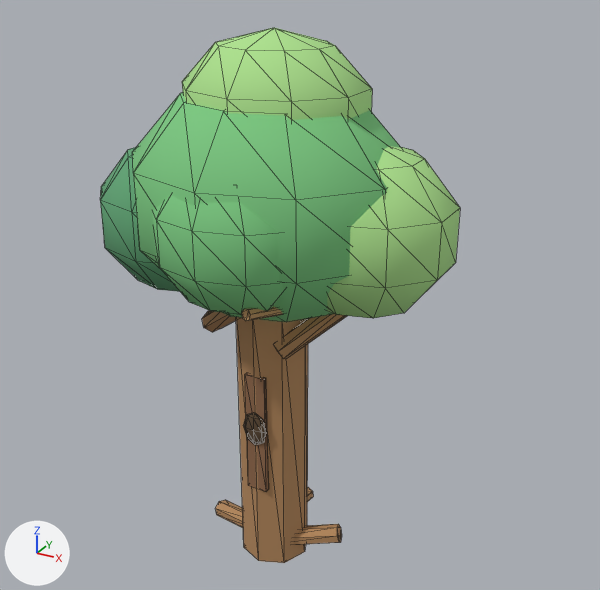
An edit to the glTF model assets/procedural/pretty/sokpop_tree.glb, drawn before and after from the same camera.
One viewpoint serves both versions: a 50 mm lens placed at (3.49, -5.76, 5.7), pointed at (0.21, 0.22, 2.71). Arrows for +X, +Y and +Z are at lower left; the lights stay in place. The first picture is the older version. Mesh edges are drawn as thin lines. Vertices at exactly the same position are counted once.

Script lines for the objects in view, before the commit:
```python
me_sokpop_tree_mesh = bpy.data.meshes.new('sokpop_tree_mesh')
me_sokpop_tree_mesh.from_pydata(...)  # 460 vertices, 836 faces; spans x -1.57..1.57, y -1.13..1.13, z 0.0..5.0
me_sokpop_tree_mesh.materials.append(mat_tree_bark_warm)  # orange #b5895d
me_sokpop_tree_mesh.materials.append(mat_tree_bark_shadow)  # brown #90694b
me_sokpop_tree_mesh.materials.append(mat_tree_hole_dark)  # brown #594530
me_sokpop_tree_mesh.materials.append(mat_leaf_round_green)  # green #7cc881
me_sokpop_tree_mesh.materials.append(mat_leaf_deep_green)  # green #61a676
me_sokpop_tree_mesh.materials.append(mat_leaf_sunlit_green)  # green #ade28e
me_sokpop_tree_mesh.materials.append(mat_leaf_yellow_tip)  # green #ddea8b
me_sokpop_tree_mesh.materials.append(mat_tiny_apple_red)  # red #ef6f61
me_sokpop_tree_mesh.materials.append(mat_drop_hint_branch)  # orange #bc9361
ob_sokpop_tree_root = bpy.data.objects.new('sokpop_tree_root', me_sokpop_tree_mesh)
ob_sokpop_tree_root.location = (0.0, 0.0, 0.0)
```
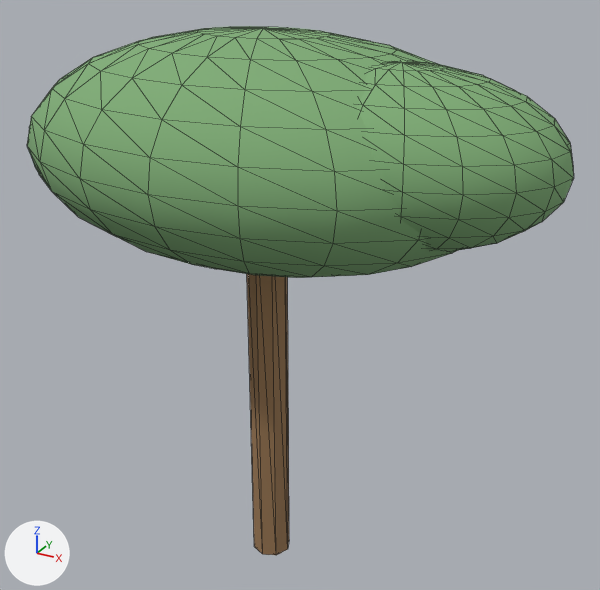
Where the change shows, as pixel boxes [x1, y1, x2, y2] in the pictures (600 x 590 px):
'sokpop_tree_root', reshaped (52% wider): before [100, 28, 460, 563]; after [27, 26, 574, 555]
part 1 of me_sokpop_tree_mesh, added (brown): after [247, 274, 289, 555]
part 2 of me_sokpop_tree_mesh, added (green): after [27, 26, 455, 278]
part 3 of me_sokpop_tree_mesh, added (green): after [357, 61, 574, 252]
part 4 of me_sokpop_tree_mesh, deleted (green): before [327, 146, 460, 318]
part 5 of me_sokpop_tree_mesh, deleted (green): before [132, 92, 401, 322]
part 6 of me_sokpop_tree_mesh, deleted (green): before [182, 28, 372, 120]
part 7 of me_sokpop_tree_mesh, deleted (green): before [153, 195, 284, 315]
part 8 of me_sokpop_tree_mesh, deleted (green): before [100, 147, 180, 292]
part 9 of me_sokpop_tree_mesh, deleted (brown): before [243, 412, 267, 445]
part 10 of me_sokpop_tree_mesh, deleted (orange): before [236, 318, 308, 563]
part 11 of me_sokpop_tree_mesh, deleted (orange): before [215, 500, 243, 528]
part 12 of me_sokpop_tree_mesh, deleted (orange): before [294, 524, 342, 544]
part 13 of me_sokpop_tree_mesh, deleted (mostly hidden): before [307, 487, 313, 502]
part 14 of me_sokpop_tree_mesh, deleted (orange): before [202, 311, 241, 332]
part 15 of me_sokpop_tree_mesh, deleted: before [242, 307, 283, 321]
part 16 of me_sokpop_tree_mesh, deleted (orange): before [274, 314, 347, 359]
part 17 of me_sokpop_tree_mesh, deleted (brown): before [245, 373, 268, 491]

Patch to the scene script:
```diff
--- a/assets/procedural/pretty/sokpop_tree.glb.py
+++ b/assets/procedural/pretty/sokpop_tree.glb.py
@@ me_sokpop_tree_mesh @@
-me_sokpop_tree_mesh.from_pydata(...)  # 460 vertices, 836 faces; spans x -1.57..1.57, y -1.13..1.13, z 0.0..5.0
-me_sokpop_tree_mesh.materials.append(mat_tree_bark_warm)  # orange #b5895d
-me_sokpop_tree_mesh.materials.append(mat_tree_bark_shadow)  # brown #90694b
-me_sokpop_tree_mesh.materials.append(mat_tree_hole_dark)  # brown #594530
-me_sokpop_tree_mesh.materials.append(mat_leaf_round_green)  # green #7cc881
-me_sokpop_tree_mesh.materials.append(mat_leaf_deep_green)  # green #61a676
-me_sokpop_tree_mesh.materials.append(mat_leaf_sunlit_green)  # green #ade28e
-me_sokpop_tree_mesh.materials.append(mat_leaf_yellow_tip)  # green #ddea8b
-me_sokpop_tree_mesh.materials.append(mat_tiny_apple_red)  # red #ef6f61
-me_sokpop_tree_mesh.materials.append(mat_drop_hint_branch)  # orange #bc9361
+me_sokpop_tree_mesh.from_pydata(...)  # 682 vertices, 1348 faces; spans x -2.49..2.49, y -1.53..1.53, z 0.0..5.0
+# me_sokpop_tree_mesh part 1: a new loose piece, an 8-sided cylinder along z spanning x -0.18..0.18, y -0.18..0.18, z 0.0..3.82, in mat_fresh_sokpop_tree_wood (brown #9a7753)
+# me_sokpop_tree_mesh part 2: a new loose piece, a UV sphere (20 segments, 12 rings, poles along z) spanning x -2.16..2.16, y -1.53..1.53, z 3.14..5.0, in mat_fresh_sokpop_tree_leaf_light (green #7fad76)
+# me_sokpop_tree_mesh part 3: a new loose piece, a UV sphere (20 segments, 12 rings, poles along z) spanning x -0.03..2.49, y -1.06..0.73, z 3.52..4.85, in mat_fresh_sokpop_tree_leaf_light (green #7fad76)
+# me_sokpop_tree_mesh part 4: the loose piece of 42 vertices spanning x 0.06..1.57, y -0.55..0.81, z 2.72..4.22 is deleted
+# me_sokpop_tree_mesh part 5: the loose piece of 42 vertices spanning x -1.16..1.19, y -1.03..1.13, z 2.6..4.67 is deleted
+# me_sokpop_tree_mesh part 6: the loose piece of 42 vertices spanning x -0.7..0.81, y -0.62..0.78, z 3.73..5.0 is deleted
+# me_sokpop_tree_mesh part 7: the loose piece of 42 vertices spanning x -0.58..0.68, y -1.13..-0.18, z 2.87..4.13 is deleted
+# me_sokpop_tree_mesh part 8: the loose piece of 42 vertices spanning x -1.57..-0.12, y -0.72..0.61, z 2.67..4.07 is deleted
+# me_sokpop_tree_mesh part 9: the loose piece of 26 vertices spanning x -0.11..0.14, y -0.33..-0.26, z 1.36..1.71 is deleted
+# me_sokpop_tree_mesh part 10: the loose piece of 16 vertices spanning x -0.32..0.35, y -0.28..0.38, z 0.0..2.67 is deleted
+# me_sokpop_tree_mesh part 11: the loose piece of 14 vertices spanning x -0.69..0.12, y -0.24..0.17, z 0.05..0.39 is deleted
+# me_sokpop_tree_mesh part 12: the loose piece of 14 vertices spanning x -0.09..0.72, y -0.19..0.22, z 0.05..0.39 is deleted
+# me_sokpop_tree_mesh part 13: the loose piece of 14 vertices spanning x -0.05..0.09, y 0.03..0.74, z 0.08..0.36 is deleted
+# me_sokpop_tree_mesh part 14: the loose piece of 14 vertices spanning x -0.88..-0.02, y -0.34..0.36, z 2.1..2.83 is deleted
+# me_sokpop_tree_mesh part 15: the loose piece of 14 vertices spanning x 0.31..0.59, y -0.93..-0.17, z 2.81..3.06 is deleted
+# me_sokpop_tree_mesh part 16: the loose piece of 14 vertices spanning x 0.13..0.91, y -0.25..0.4, z 2.24..2.96 is deleted
+# me_sokpop_tree_mesh part 17: the loose piece of 8 vertices spanning x -0.08..0.12, y -0.28..-0.24, z 0.87..2.07 is deleted
+# other edits to the shape of me_sokpop_tree_mesh do not show in these pictures
+me_sokpop_tree_mesh.materials.append(mat_fresh_sokpop_tree_wood)  # brown #9a7753
+me_sokpop_tree_mesh.materials.append(mat_fresh_sokpop_tree_leaf_light)  # green #7fad76
+me_sokpop_tree_mesh.materials.append(mat_fresh_sokpop_tree_deep_green)  # green #6d9e8d
```
